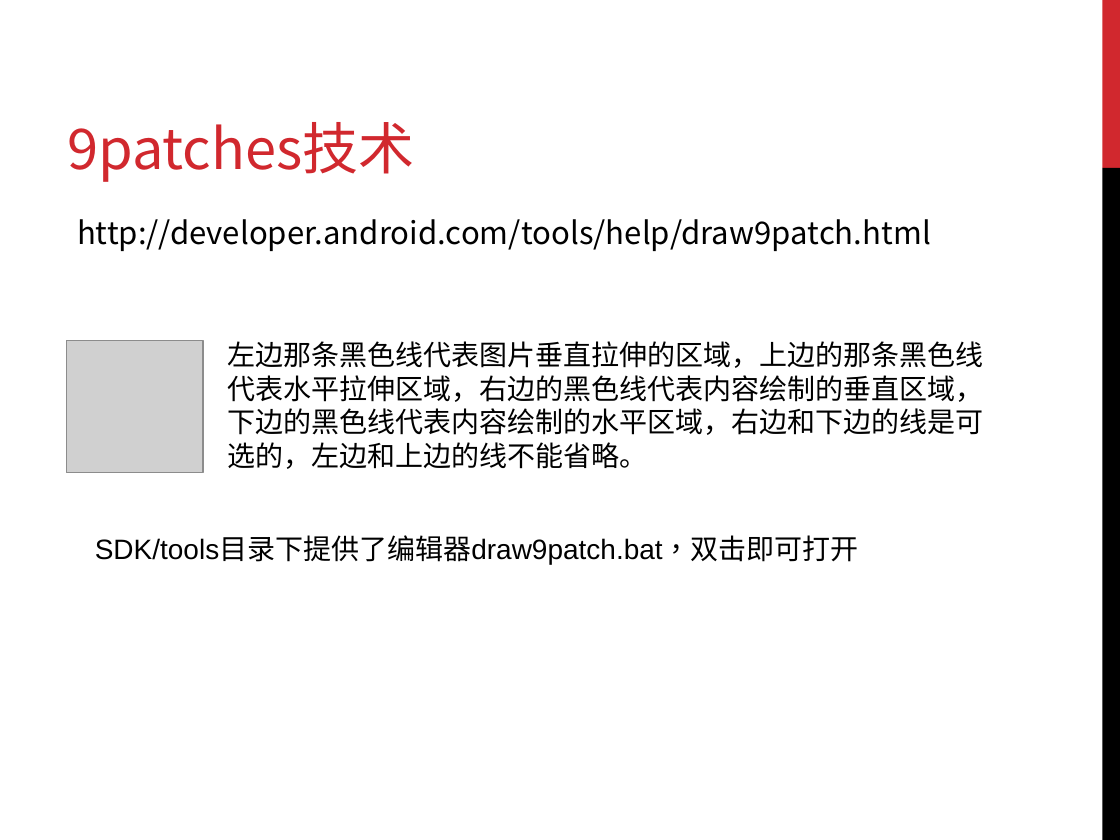
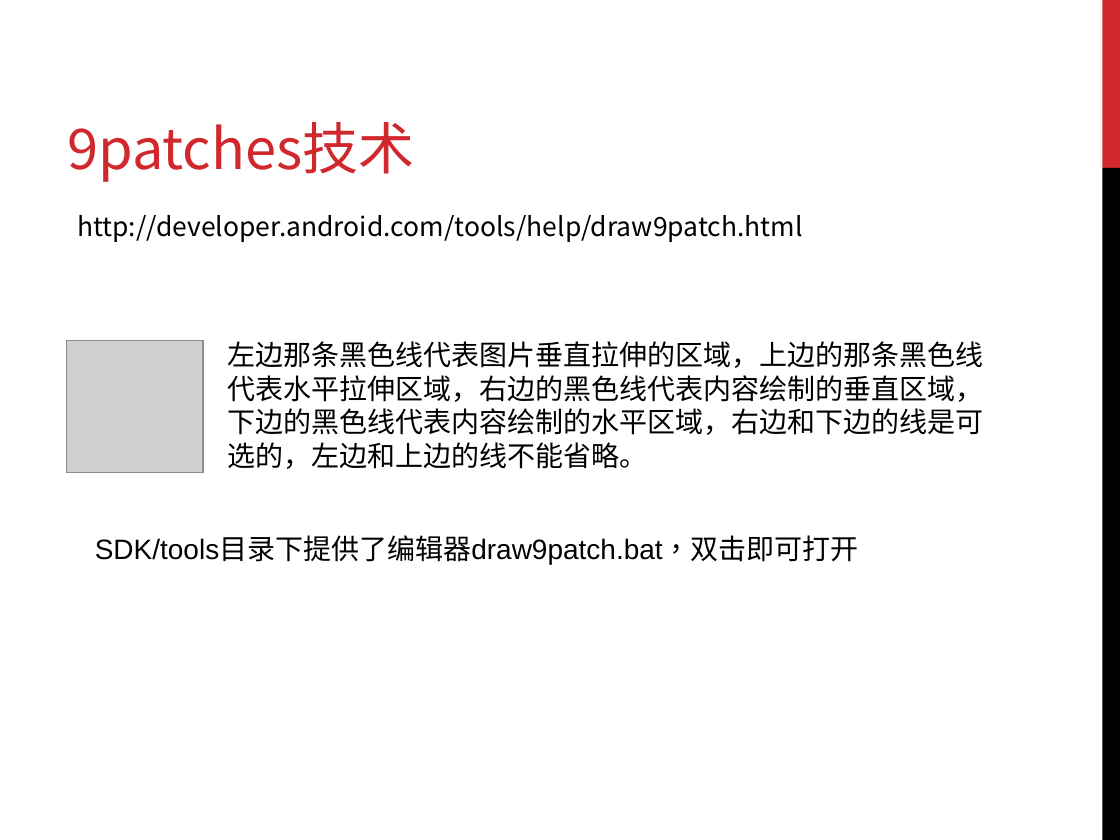
Before and after one commit to donner/training, a slide deck: slide 46 of Android/Android培训.ppt. Drawn at 1120x840 pixels with LibreOffice and Linux fonts; fonts in the diff are those of the drawing; grey boxes stand for pictures. Boxes give left, top, right and bottom in pixels: in the first picture for what was removed or moved away, otherwise in the second. Text is boxed around its words. In the diff, an @@ line names an element or a change of style, - is before the commit and + after.

```diff
--- a/Android/Android培训.ppt
+++ b/Android/Android培训.ppt
@@ text "http://developer.android.com/tools/help/draw9patch.html" at (x1=77, y1=215, x2=803, y2=242): size 20 to 17 pt; line spacing 1 to 0.9 @@
```
Also in this commit, not shown: 2 other slides changed, 3 slides added, 27 other files.
